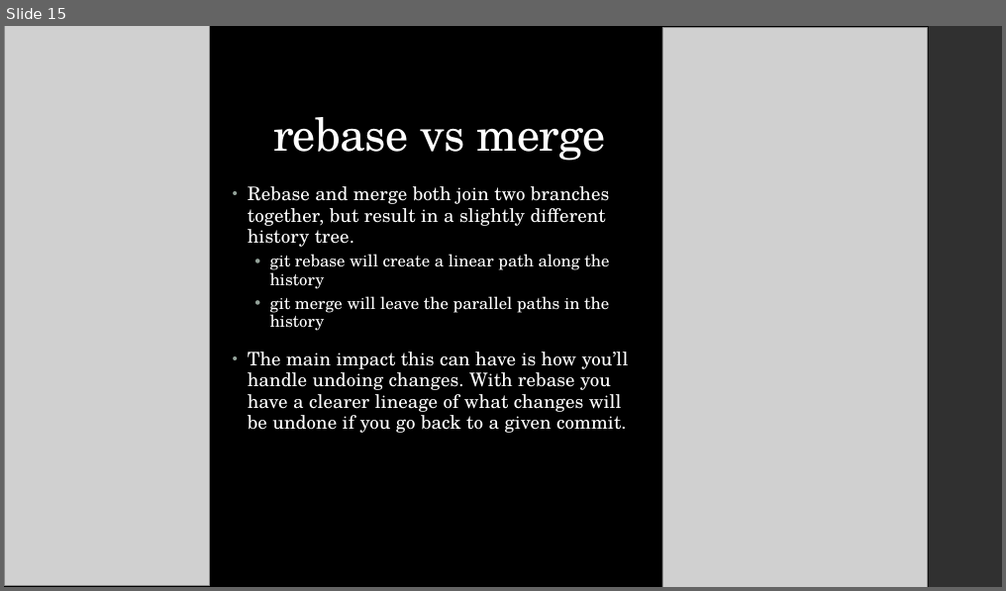
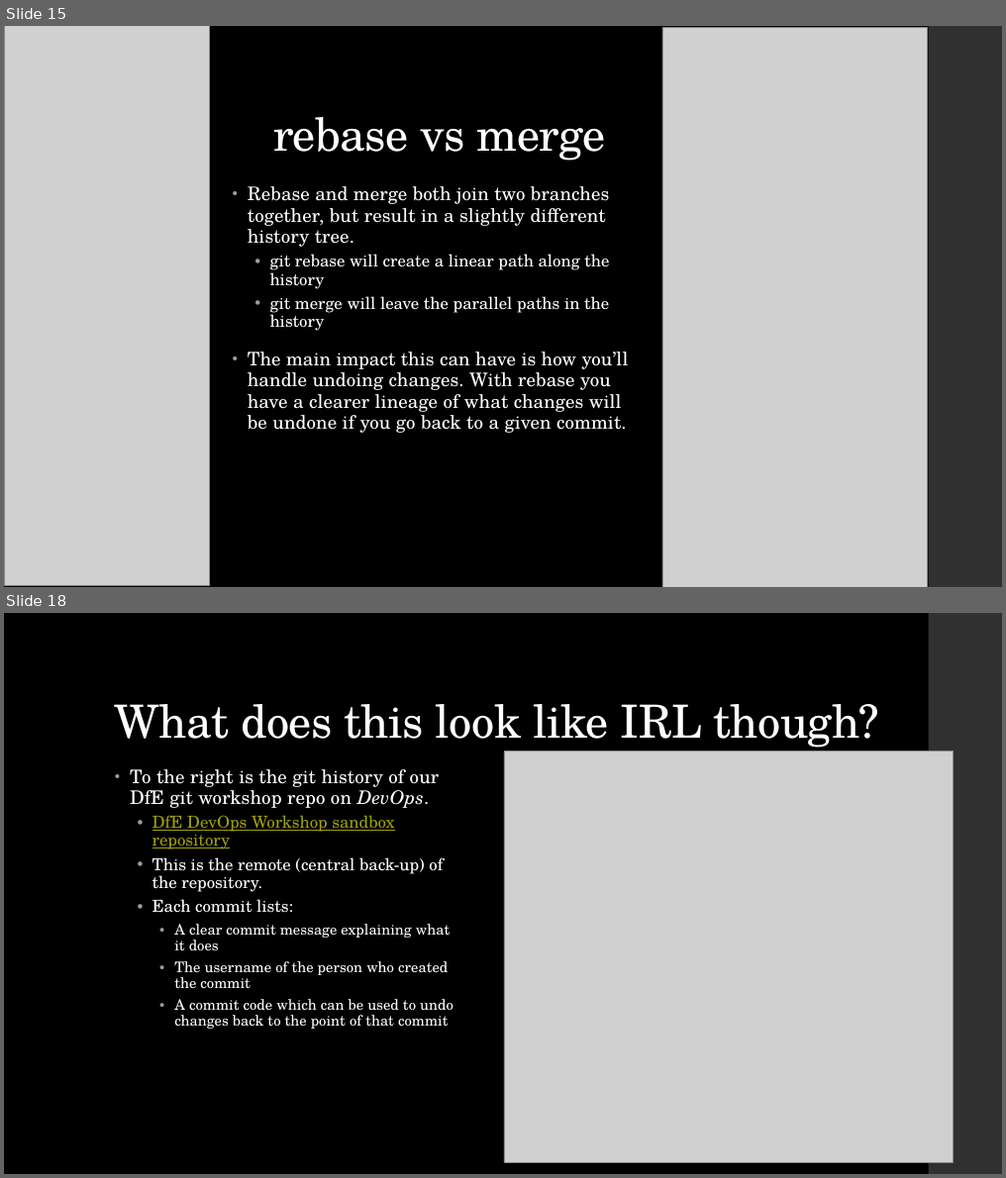
Before and after one commit to dfe-analytical-services/techskills_workshops, a slide deck: slides/workshopslides_quick-git.pptx. Shown one above the other, each under a label of ours: slide 15 before the commit, slides 15 and 18 after it; the slides between them are not shown. The pictures are 1006x591 and 1006x1178 pixels, drawn with LibreOffice and Linux fonts; fonts in the diff are those of the drawing; grey boxes stand for pictures. Boxes give left, top, right and bottom in pixels: in the first picture for what was removed or moved away, otherwise in the second. Text is boxed around its words. In the diff, an @@ line names an element or a change of style, - is before the commit and + after.

```diff
--- a/slides/workshopslides_quick-git.pptx
+++ b/slides/workshopslides_quick-git.pptx
@@ slide 18 added at [4,613,1002,1174], background #000000; not listed: 1 template element that a slide beside it also shows @@
@@ title added at [115,704,880,752], 44 pt, text #FFFFFF @@
+What does this look like IRL though?
@@ picture added at [504,752,952,1162] @@
@@ text added at [130,769,453,1029], 14 pt, text #FFFFFF @@
+• To the right is the git history of our DfE git workshop repo on DevOps.
+  • DfE DevOps Workshop sandbox repository
+  • This is the remote (central back-up) of the repository.
+  • Each commit lists:
+    • A clear commit message explaining what it does
+    • The username of the person who created the commit
+    • A commit code which can be used to undo changes back to the point of that commit
```
Also in this commit, not shown: 2 slides changed, 7 other slides added, 5 slides removed.
